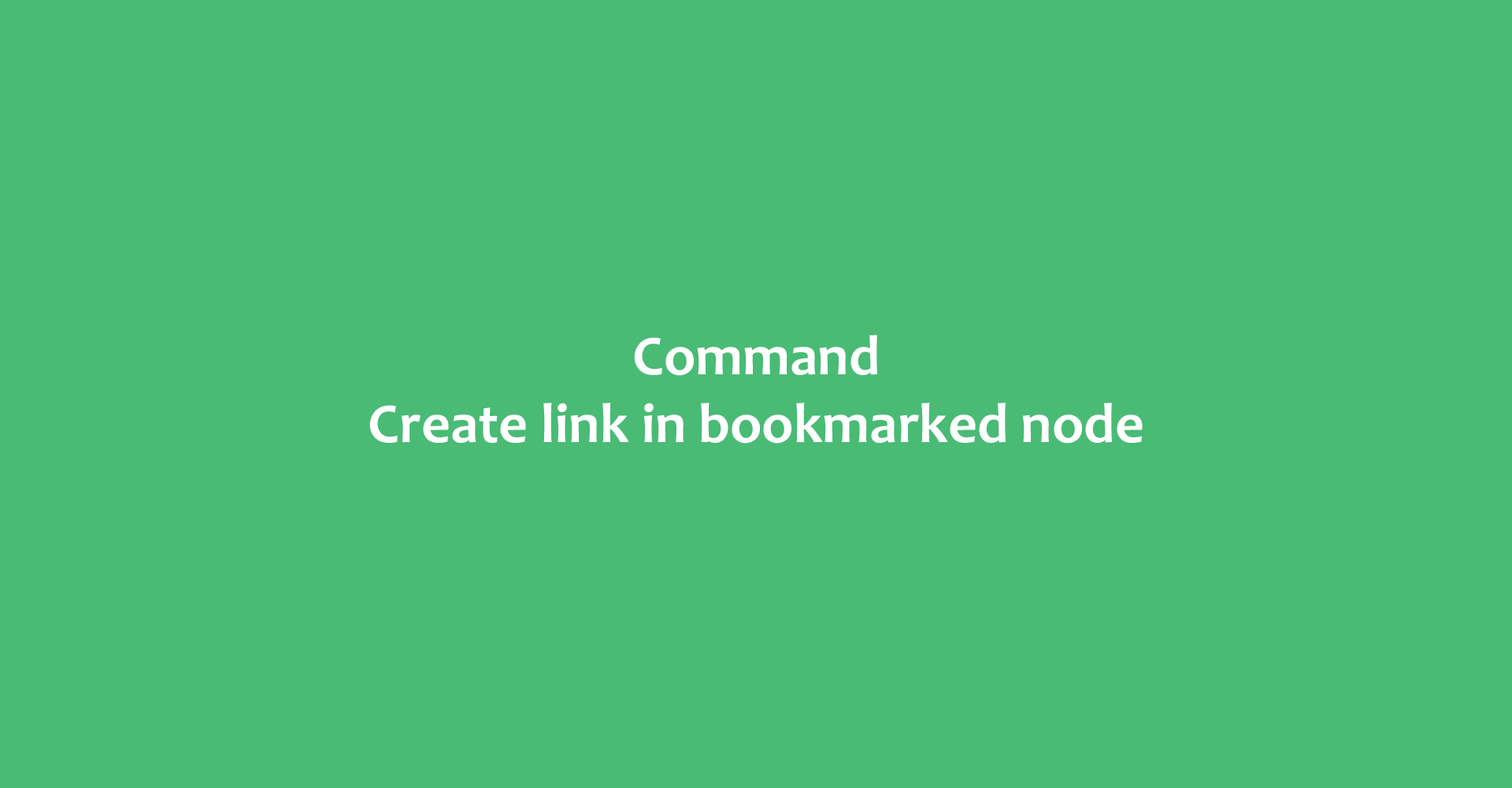
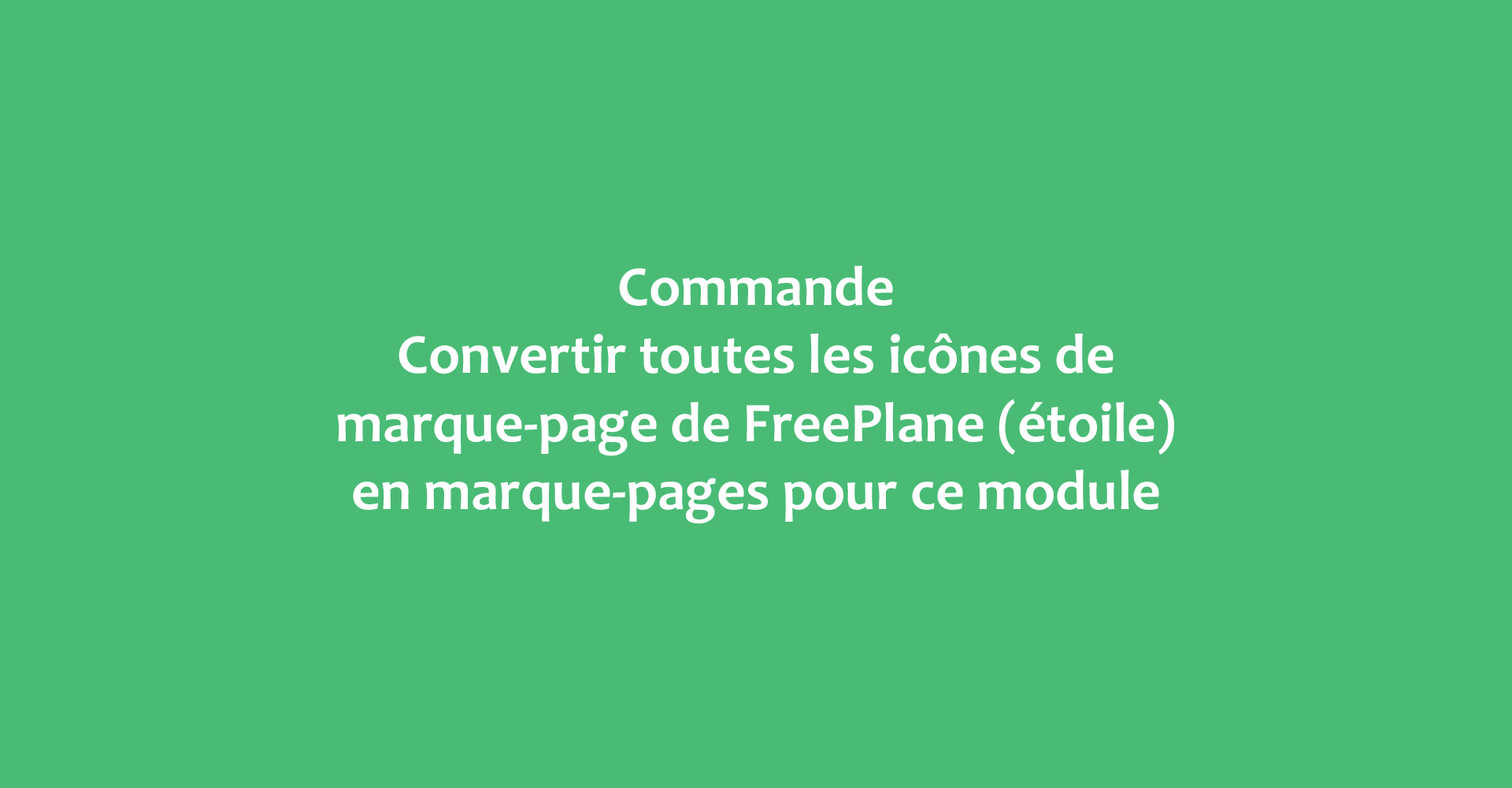
Two versions of the same layered image (1512px x 788px). Layer-by-layer changes:
added group "fr" with 19 layers above "en" over [337, 265, 1175, 524]
added layer "Commande Convertir toutes les icônes de marque-page de FreePlan" in group "fr" over [337, 265, 1175, 524]
hid "Command Create link in bookmarked node", moved it into group "en" over [369, 334, 1143, 444]
